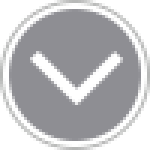
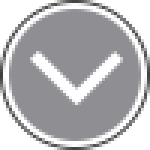
The second 150 × 150 image is a revision of the first. Changes to its layers:
painted on "Border" over left=0, top=0, right=150, bottom=150
